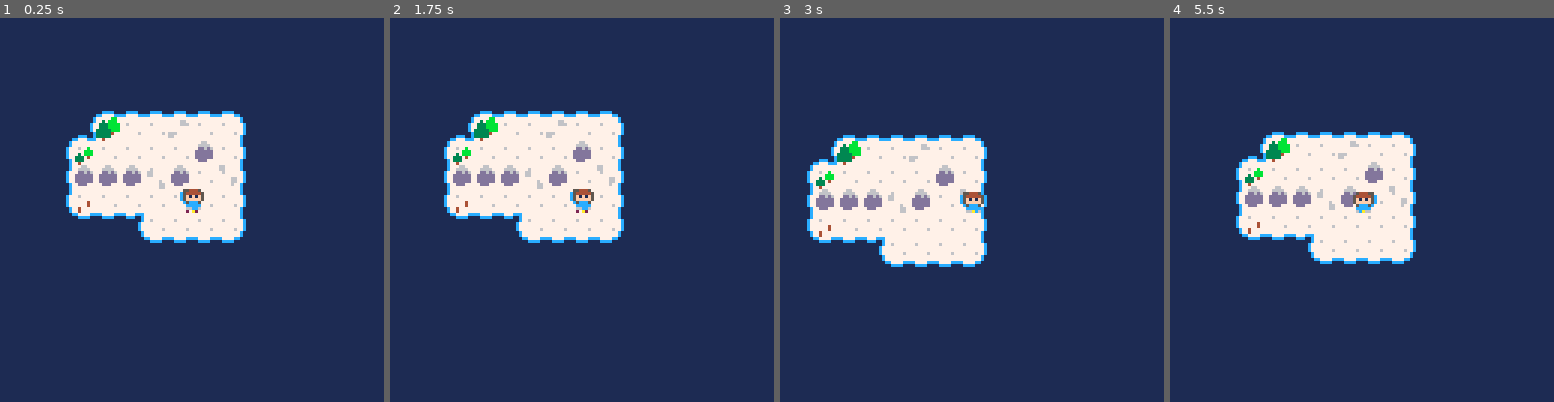
Above: before the commit, frames 1-4 (left to right).
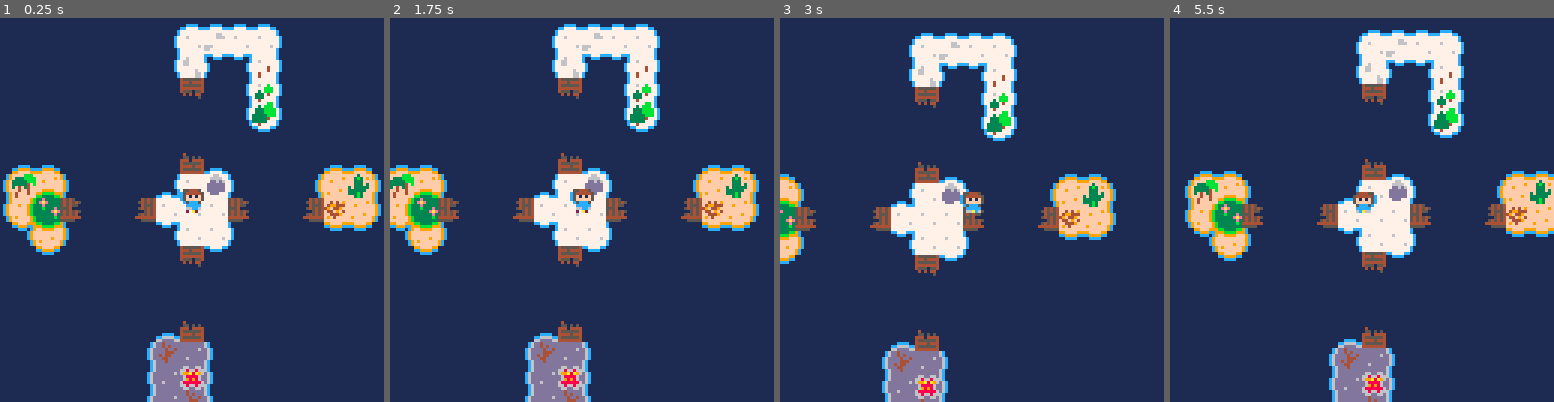
Above: after the commit, the same moments.

Repository: git2358/ggj19re
Game: PICO-8 cartridge cobsgame.p8
Same seed, same stepped clock (60 frames per second), same inputs: the game is played once before the commit and once after it.
Inputs:
- Up to frame 1 (0.25 s): no input
- Up to frame 2 (1.75 s): hold Right from 1.6 s (still down)
- Up to frame 3 (3 s): release Right at 2.1 s; hold Up 2.15-2.42 s; hold Right from 2.47 s (still down)
- Up to frame 4 (5.5 s): release Right at 3.03 s; hold Left 3.08-3.58 s; hold Down 3.63-3.97 s; hold Right 4.02-4.68 s; hold Up 4.73-5.03 s; hold Left from 5.08 s (still down)

The runs differ from the first frame. In frame 1, 25% of the frame differs, in the area x 0-100%, y 1-100%; in frame 2, 25%; in frame 3, 23%; in frame 4, 24%.

Commit message:
Half-width (bridge) tiles

Diff:
--- a/cobsgame.p8
+++ b/cobsgame.p8
@@ -11,7 +11,7 @@
 	reload()
 
 	-- player
-	px,py=64,63
+	px,py=508,132
 	ps=0b01
 	pwt=0
 
@@ -49,31 +49,62 @@
 	-- collision
 	local ptx,pty
 	local tax,tay,tad,tox,toy
+	local f0,f1,f2
 	ptx,pty=flr(px0/8),flr(py0/8)
 	tox=px0%8<4 and -1 or 1
 	toy=py0%8<4 and -1 or 1
 	tax=mget(ptx+tox,pty)
 	tay=mget(ptx,pty+toy)
 	tad=mget(ptx+tox,pty+toy)
-	if fget(tax,0) then
+	f0=fget(tax,0)
+	f1=fget(tax,1)
+	f2=fget(tax,2)
+	if (f1 and f2) or (f0 and
+		(not f1) and (not f2))
+	then
 		if (tox<0) px=max(px,ptx*8+2)
 		if (tox>0) px=min(px,ptx*8+5)
 	end
-	if fget(tay,0) then
+	f0=fget(tay,0)
+	f1=fget(tay,1)
+	f2=fget(tay,2)
+	if (f1 and f2) or (f0 and
+		(not f1) and (not f2))
+	then
 		if (toy<0) py=max(py,pty*8+1)
 		if (toy>0) py=min(py,pty*8+6)
 	end
-	if fget(tad,0) and
-			flr(px0/8)!=flr(px/8) and
-			flr(py0/8)!=flr(py/8) then
+	f0=fget(tad,0)
+	f1=fget(tad,1)
+	f2=fget(tad,2)
+	if (f1 and f2) or (f0 and
+		(not f1) and (not f2)) and
+		flr(px0/8)!=flr(px/8) and
+		flr(py0/8)!=flr(py/8)
+	then
 		if (toy<0) py=max(py,pty*8+1)
  	if (toy>0) py=min(py,pty*8+6)
 	end
 
+	-- half collision
+	local fn,f0,f1,f2
+	fn=0
+	f0=fget(mget(ptx,pty),0)
+	f1=fget(mget(ptx,pty),1)
+	f2=fget(mget(ptx,pty),2)
+	if (f0) fn+=4
+	if (f1) fn+=2
+	if (f2) fn+=1
+	if (fn==1) px=min(px,ptx*8+3)
+	if (fn==2) px=max(px,ptx*8+5)
+	if (fn==5) py=min(py,pty*8+3)
+	if (fn==6) py=max(py,pty*8+5)
+
+	-- bridges
+
+
 	-- camera
-	if band(ps,1) then
-		ctx,cty=px,py
-	end
+	if (band(ps,1)) ctx,cty=px,py
 	cx+=flr((ctx-cx-64)/2+0.5)
 	cy+=flr((cty-cy-64)/2+0.5)
 	if (ctx-cx==63) cx=ctx-64
@@ -96,8 +127,8 @@
 	local pxo
 	pxo=band(ps,2)==0 and 4 or 3
 	spr(pwt%18<9 and 1 or 2,
-			px-pxo-cx,py-cy-7,1,1,
-			band(ps,2)==0)
+		px-pxo-cx,py-cy-7,1,1,
+		band(ps,2)==0)
 	pset(px-cx,py-cy,10)
 
 end
@@ -167,16 +198,32 @@
 
 
 __gff__
-0000000000000000000000000000000000000000000000000000000000000000000000000000000000000000000000000000000000000000000000000000000000000000000000000000000001000001010101010101010100000000010101010101000001010100000000000101010101010001010100010000000101010101
+0100000000000000000000000000000000000000000000000000000000000203000000000000000000000000000000000000000000000000000000000000040500000000000000000000000001000001010101010101010100000000010101010101000001010100000000000101010101010001010100010000000101010101
 0000000000000000000000000000000000000000000000000000000000000000000000000000000000000000000000000000000000000000000000000000000000000000000000000000000000000000000000000000000000000000000000000000000000000000000000000000000000000000000000000000000000000000
 __map__
 0000000000000000000000000000000000000000000000000000000000000000000000000000000000000000000000000000000000000000000000000000000000000000000000000000000000000000000000000000000000000000000000000000000000000000000000000000000000000000000000000000000000000000
 0000000000000000000000000000000000000000000000000000000000000000000000000000000000000000000000000000000000000000000000000000000000000000000000000000000000000000000000000000000000000000000000000000000000000000000000000000000000000000000000000000000000000000
 0000000000000000000000000000000000000000000000000000000000000000000000000000000000000000000000000000000000000000000000000000000000000000000000000000000000000000000000000000000000000000000000000000000000000000000000000000000000000000000000000000000000000000
-0000000071717171717100000000000000000000000000000000000000000000000000000000000000000000000000000000000000000000000000000000000000000000000000000000000000000000000000000000000000000000000000000000000000000000000000000000000000000000000000000000000000000000
-0000005341404063404070000000000000000000000000000000000000000000000000000000000000000000000000000000000000000000000000000000000000000000000000000000000000000000000000000000000000000000000000000000000000000000000000000000000000000000000000000000000000000000
-0000614240404040734070000000000000000000000000000000000000000000000000000000000000000000000000000000000000000000000000000000000000000000000000000000000000000000000000000000000000000000000000000000000000000000000000000000000000000000000000000000000000000000
-0000617373736273407270000000000000000000000000000000000000000000000000000000000000000000000000000000000000000000000000000000000000000000000000000000000000000000000000000000000000000000000000000000000000000000000000000000000000000000000000000000000000000000
-0000614340404040404070000000000000000000000000000000000000000000000000000000000000000000000000000000000000000000000000000000000000000000000000000000000000000000000000000000000000000000000000000000000000000000000000000000000000000000000000000000000000000000
-0000006060514040404070000000000000000000000000000000000000000000000000000000000000000000000000000000000000000000000000000000000000000000000000000000000000000000000000000000000000000000000000000000000000000000000000000000000000000000000000000000000000000000
-0000000000006060606000000000000000000000000000000000000000000000000000000000000000000000000000000000000000000000000000000000000000000000000000000000000000000000000000000000000000000000000000000000000000000000000000000000000000000000000000000000000000000000
+0000000000000000000000000000000000000000000000000000000000000000000000000000000000000000000000000000000000000000000000000000000000000000000000000000000000000000000000000000000000000000000000000000000000000000000000000000000000000000000000000000000000000000
+0000000000000000000000000000000000000000000000000000000000000000000000000000000000000000000000000000000000000000000000000000000000000000000000000000000000000000000000000000000000000000000000000000000000000000000000000000000000000000000000000000000000000000
+0000000000000000000000000000000000000000000000000000000000000000000000000000000000000000000000000000000000000000000000000000000000000000000000000000000000000000000000000000000000000000000000000000000000000000000000000000000000000000000000000000000000000000
+0000000000000000000000000000000000000000000000000000000000000000000000000000000000000000000000000000000000000000000000000000000000000000000000000000000000000000000000000000000000000000000000000000000000000000000000000000000000000000000000000000000000000000
+0000000000000000000000000000000000000000000000000000000000000000000000000000000000000000000000000000000000000000000000000000000000000000000000000000000000000000000000000000000000000000000000000000000000000000000000000000000000000000000000000000000000000000
+0000000000000000000000000000000000000000000000000000000000000000000000000000000000000000000000000000000000000000000000000000007171717100000000000000000000000000000000000000000000000000000000000000000000000000000000000000000000000000000000000000000000000000
+0000000000000000000000000000000000000000000000000000000000000000000000000000000000000000000000000000000000000000000000000000614063404070000000000000000000000000000000000000000000000000000000000000000000000000000000000000000000000000000000000000000000000000
+0000000000000000000000000000000000000000000000000000000000000000000000000000000000000000000000000000000000000000000000000000616250514370000000000000000000000000000000000000000000000000000000000000000000000000000000000000000000000000000000000000000000000000
+0000000000000000000000000000000000000000000000000000000000000000000000000000000000000000000000000000000000000000000000000000003f00614270000000000000000000000000000000000000000000000000000000000000000000000000000000000000000000000000000000000000000000000000
+0000000000000000000000000000000000000000000000000000000000000000000000000000000000000000000000000000000000000000000000000000000000614170000000000000000000000000000000000000000000000000000000000000000000000000000000000000000000000000000000000000000000000000
+0000000000000000000000000000000000000000000000000000000000000000000000000000000000000000000000000000000000000000000000000000000000006000000000000000000000000000000000000000000000000000000000000000000000000000000000000000000000000000000000000000000000000000
+0000000000000000000000000000000000000000000000000000000000000000000000000000000000000000000000000000000000000000757500000000001f71000000007575000000000000000000000000000000000000000000000000000000000000000000000000000000000000000000000000000000000000000000
+0000000000000000000000000000000000000000000000000000000000000000000000000000000000000000000000000000000000000065457974000000534073700000654466740000000000000000000000000000000000000000000000000000000000000000000000000000000000000000000000000000000000000000
+0000000000000000000000000000000000000000000000000000000000000000000000000000000000000000000000000000000000000065696b3e00001e4040403e00001e7644740000000000000000000000000000000000000000000000000000000000000000000000000000000000000000000000000000000000000000
+0000000000000000000000000000000000000000000000000000000000000000000000000000000000000000000000000000000000000000556874000000514040700000006464000000000000000000000000000000000000000000000000000000000000000000000000000000000000000000000000000000000000000000
+0000000000000000000000000000000000000000000000000000000000000000000000000000000000000000000000000000000000000000006400000000003f60000000000000000000000000000000000000000000000000000000000000000000000000000000000000000000000000000000000000000000000000000000
+0000000000000000000000000000000000000000000000000000000000000000000000000000000000000000000000000000000000000000000000000000000000000000000000000000000000000000000000000000000000000000000000000000000000000000000000000000000000000000000000000000000000000000
+0000000000000000000000000000000000000000000000000000000000000000000000000000000000000000000000000000000000000000000000000000000000000000000000000000000000000000000000000000000000000000000000000000000000000000000000000000000000000000000000000000000000000000
+00000000000000000000000000000000000000000000000000000000000000000000000000000000000000000000000000000000000000000000000000007d1f00000000000000000000000000000000000000000000000000000000000000000000000000000000000000000000000000000000000000000000000000000000
+000000000000000000000000000000000000000000000000000000000000000000000000000000000000000000000000000000000000000000000000006d4d4e7c000000000000000000000000000000000000000000000000000000000000000000000000000000000000000000000000000000000000000000000000000000
+000000000000000000000000000000000000000000000000000000000000000000000000000000000000000000000000000000000000000000000000006d4e4f7c000000000000000000000000000000000000000000000000000000000000000000000000000000000000000000000000000000000000000000000000000000
+000000000000000000000000000000000000000000000000000000000000000000000000000000000000000000000000000000000000000000000000006d4e4d7c000000000000000000000000000000000000000000000000000000000000000000000000000000000000000000000000000000000000000000000000000000
+00000000000000000000000000000000000000000000000000000000000000000000000000000000000000000000000000000000000000000000000000006c6c00000000000000000000000000000000000000000000000000000000000000000000000000000000000000000000000000000000000000000000000000000000
Not shown, changed: 24 lines of the sprite sheet (__gfx__) section of cobsgame.p8
